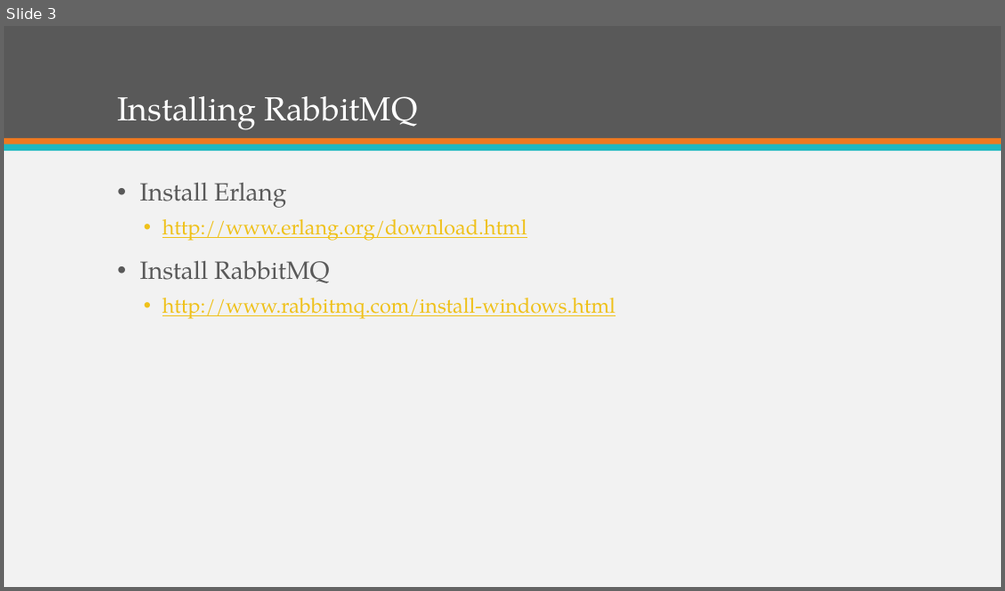
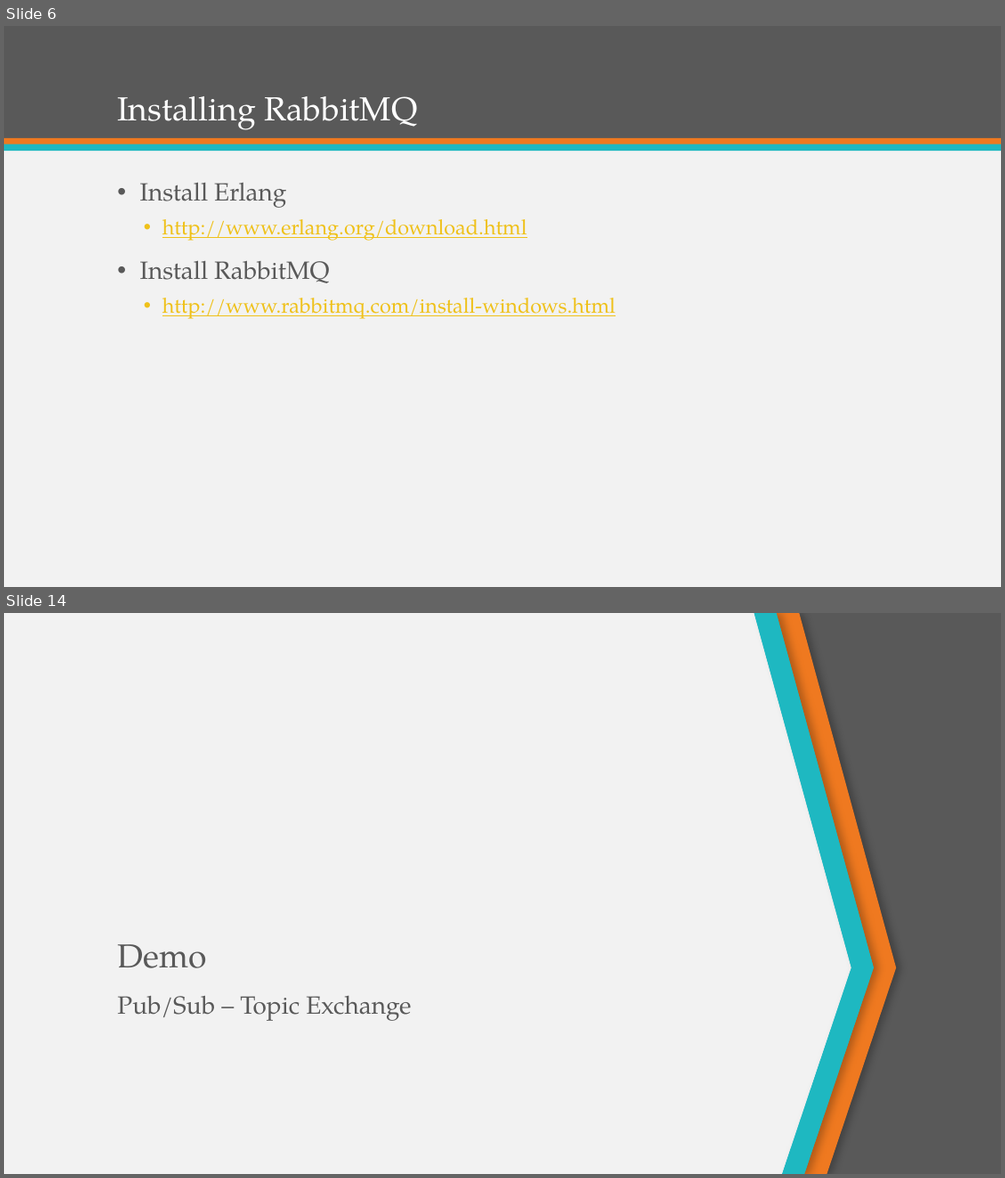
Before and after one commit to ekepes/Presentations, a slide deck: BreakingDownComplexSystemswithRabbitMQ/Breaking Down Complex Systems with RabbitMQ.pptx. Shown one above the other, each under a label of ours: slide 3 before the commit, slides 6 and 14 after it; the slides between them are not shown. The pictures are 1005x591 and 1005x1178 pixels, drawn with LibreOffice and Linux fonts; fonts in the diff are those of the drawing. Boxes give left, top, right and bottom in pixels: in the first picture for what was removed or moved away, otherwise in the second. Text is boxed around its words. In the diff, an @@ line names an element or a change of style, - is before the commit and + after.

Commit message:
Pub/Sub Topic example

```diff
--- a/BreakingDownComplexSystemswithRabbitMQ/Breaking Down Complex Systems with RabbitMQ.pptx
+++ b/BreakingDownComplexSystemswithRabbitMQ/Breaking Down Complex Systems with RabbitMQ.pptx
@@ slide 14 added at bbox=[4, 613, 1001, 1174], background #F2F2F2 @@
@@ freeform shape added at bbox=[754, 613, 874, 1174], fill #1EB8C1 @@
@@ freeform shape added at bbox=[754, 613, 874, 1174], fill #1EB8C1 @@
@@ freeform shape added at bbox=[760, 613, 896, 1174], fill #EF7920 @@
@@ freeform shape added at bbox=[791, 613, 1001, 1174], fill #595959 @@
@@ title added at bbox=[117, 944, 206, 968], 32 pt, text #595959 @@
+Demo
@@ text added at bbox=[117, 996, 411, 1021], 24 pt, text #595959 @@
+Pub/Sub – Topic Exchange
@@ what was slide 3 is now slide 6 @@
```
Also in this commit, not shown: 2 slides changed, 20 other slides added, 16 other files.
